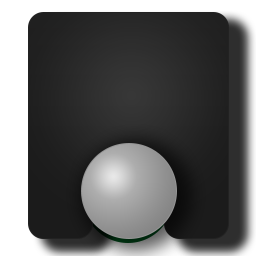
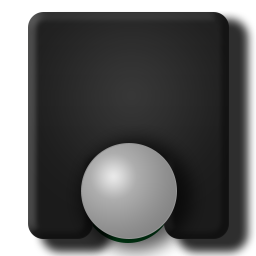
Layer changes from the first 256 x 256 image to the second:
painted on "knob" over [82, 154, 176, 238]
painted on "travel" over [89, 154, 168, 234]
